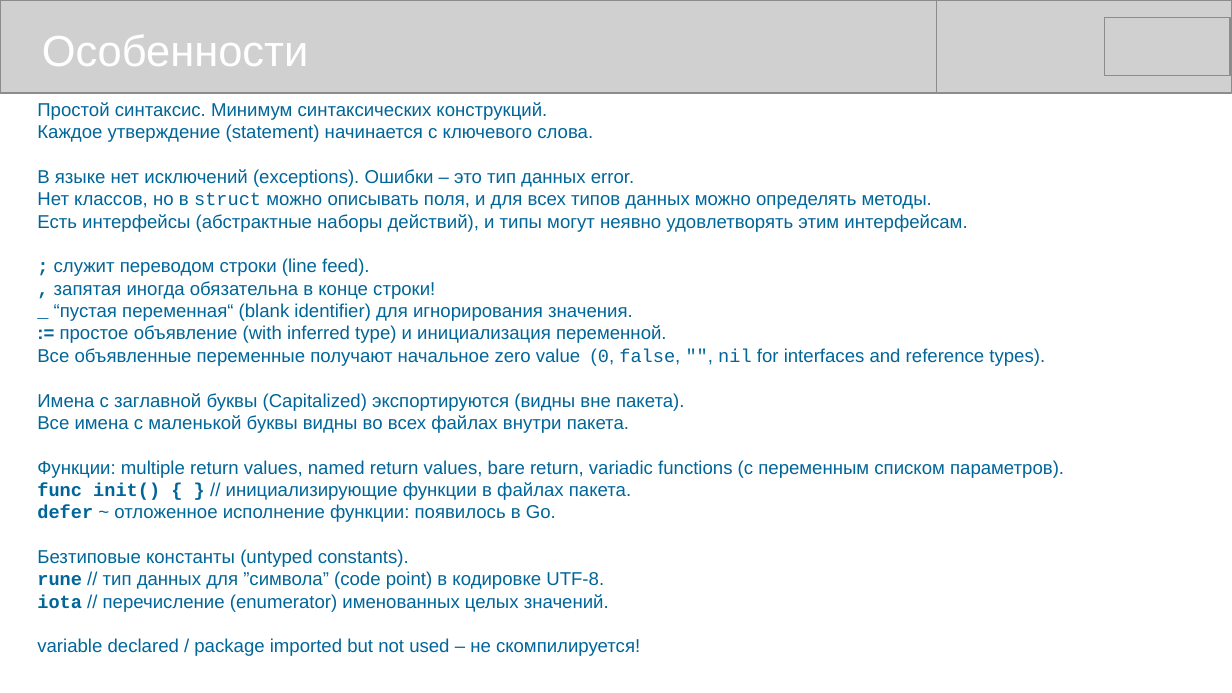
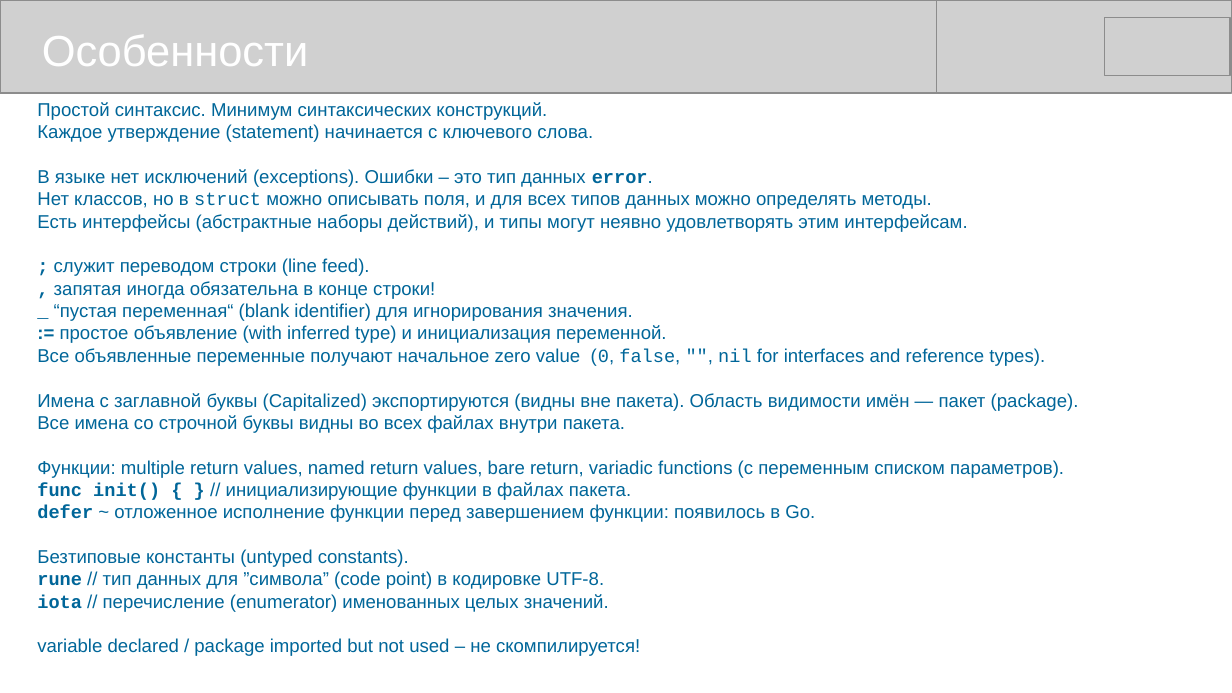
Before and after one commit to mike-shock/Go_language, a slide deck: slide 15 of Go_Review.odp. Drawn at 1232x693 pixels with LibreOffice and Linux fonts; fonts in the diff are those of the drawing; grey boxes stand for pictures. Boxes give left, top, right and bottom in pixels: in the first picture for what was removed or moved away, otherwise in the second. Text is boxed around its words. In the diff, an @@ line names an element or a change of style, - is before the commit and + after.

```diff
--- a/Go_Review.odp
+++ b/Go_Review.odp
@@ text at [37, 169, 653, 187]: font Arial to Courier New, bold on in "error." @@
@@ text at [37, 393, 1079, 433]: text changed @@
-Имена с заглавной буквы (Capitalized) экспортируются (видны вне пакета).
-Все имена с маленькой буквы видны во всех файлах внутри пакета.
+Имена с заглавной буквы (Capitalized) экспортируются (видны вне пакета). Область видимости имён — пакет (package).
+Все имена со строчной буквы видны во всех файлах внутри пакета.
@@ text at [37, 504, 815, 522]: text changed @@
-defer ~ отложенное исполнение функции: появилось в Go.
+defer ~ отложенное исполнение функции перед завершением функции: появилось в Go.
```
Also in this commit, not shown: 12 other slides changed, 1 slide added, 1 other file.
